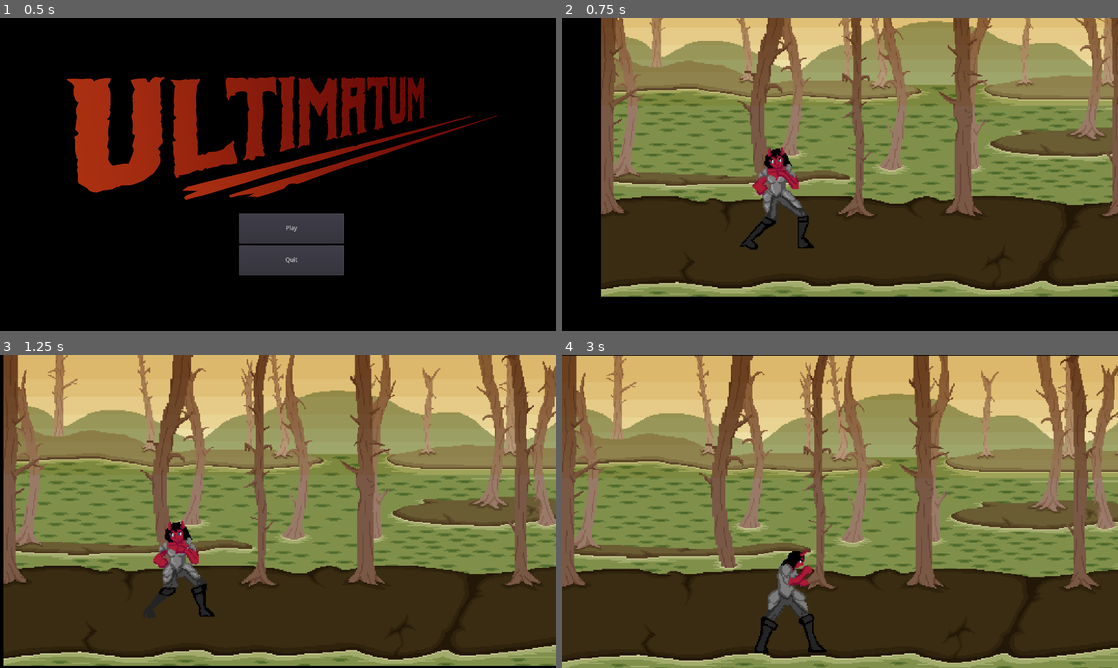
Above: before the commit, frames 1-4 (two rows, left to right).
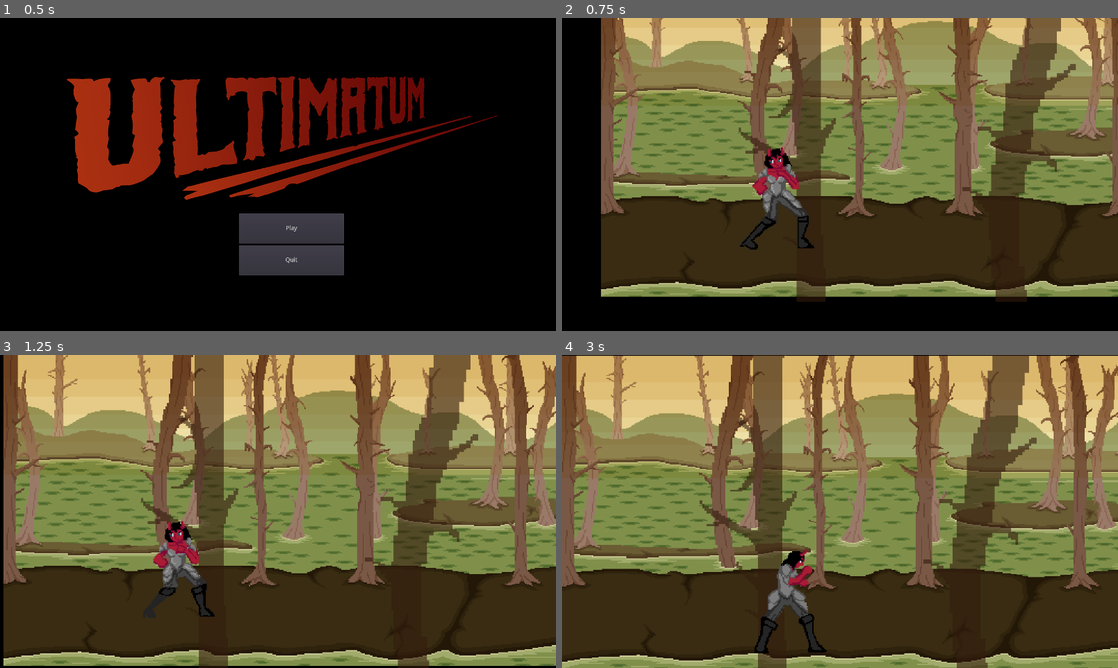
Above: after the commit, the same moments.

Repository: SnapdCC/Ultimatum
Game: Godot game, scene res://Screens/MainScreen.tscn
Two runs of this game, one before a commit and one after it. Both use one fixed random seed, a clock stepped at 60 frames per second and the inputs below.
Inputs:
- Up to frame 1 (0.5 s): no input
- Up to frame 2 (0.75 s): click "Play" at 0.5 s
- Up to frame 3 (1.25 s): no input
- Up to frame 4 (3 s): hold Right (ui_right) 1.28-2.03 s; tap A (punch) at 1.35, 2.1, 2.85 s; hold Down (ui_down) 2.03-2.78 s; hold Right (ui_right) from 2.78 s (still down)

Frame 1 is identical in both runs. In frame 2, 7.7% of the frame differs, in the area x 31-93%, y 0-91%; in frame 3, 8.9%; in frame 4, 9.0%, in the area x 24-86%, y 0-100%.

Commit message:
Added trees to level

Diff:
--- /dev/null
+++ b/newgame/ForegroundTrees.gd
@@ -0,0 +1,16 @@
+extends Sprite
+
+
+# Declare member variables here. Examples:
+# var a = 2
+# var b = "text"
+
+
+# Called when the node enters the scene tree for the first time.
+func _ready():
+	modulate.a8 = 0.80
+
+
+# Called every frame. 'delta' is the elapsed time since the previous frame.
+#func _process(delta):
+#	pass
--- a/newgame/ViewlessScene.tscn
+++ b/newgame/ViewlessScene.tscn
@@ -2,9 +2,9 @@
 
 [ext_resource path="res://Stage_Background.png" type="Texture" id=1]
 [ext_resource path="res://Enemy/Skeleton/skeleton.png" type="Texture" id=2]
-[ext_resource path="res://Player/Player.gd" type="Script" id=3]
 [ext_resource path="res://Enemy/Skeleton/Skeleton.gd" type="Script" id=4]
 [ext_resource path="res://Player/Player.tscn" type="PackedScene" id=5]
+[ext_resource path="res://Stage_Trees.png" type="Texture" id=6]
 
 [sub_resource type="RectangleShape2D" id=1]
 extents = Vector2( 6.46372, 152.839 )
@@ -28,13 +28,10 @@
 z_index = -4096
 texture = ExtResource( 1 )
 
-[node name="Player" type="KinematicBody2D" parent="." instance=ExtResource( 5 )]
+[node name="Player" parent="." instance=ExtResource( 5 )]
 position = Vector2( 159.539, 238.769 )
 rotation = -0.011843
-scale = Vector2( 1, 1 )
-collision_layer = 3
-collision_mask = 3
-script = ExtResource( 3 )
+z_index = -2
 
 [node name="Camera2D" type="Camera2D" parent="Player"]
 current = true
@@ -99,3 +96,10 @@
 shape = SubResource( 3 )
 
 [node name="enemy" type="Node" parent="Husk"]
+
+[node name="ForegroundTrees" type="Sprite" parent="."]
+modulate = Color( 1, 1, 1, 0.6 )
+position = Vector2( 445.646, 150.329 )
+scale = Vector2( 1.04745, 1.03845 )
+z_index = 2
+texture = ExtResource( 6 )
